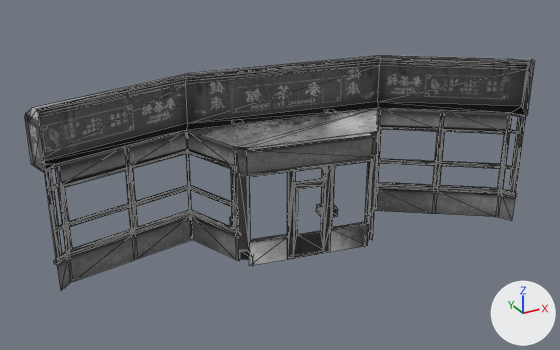
An edit to the FBX model Assets/Models/Buildings/Chinatown/ginseng_tea_room.fbx, drawn before and after from the same camera.
Both versions are drawn from a 50 mm lens placed at (8.07, 15.58, 11.28), pointed at (18.0, 33.65, 2.25). Arrows for +X, +Y and +Z are at lower right; the lights stay in place. The older version comes first. Mesh edges are drawn as thin lines. Where no turn or scale is listed for an object, it has been applied to the vertices.

Objects in the first picture: 'ginseng_tea_room'.
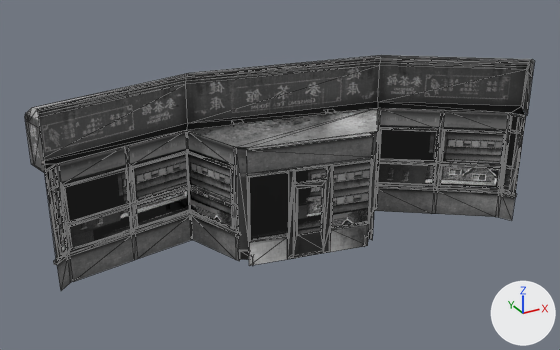
Where the change shows, as pixel boxes [x1, y1, x2, y2] in the pictures (560 x 350 px):
'tea_room_windows', added: after [51, 115, 518, 255]

Edits to the bpy script that builds the scene:
```text
Add img_chinatown_2_png:
    img_chinatown_2_png = load_image('chinatown_2.png', '../../../Textures/Buildings/chinatown_2.png', 2048, 2048, 'sRGB')
Add mat_window_glass:
    mat_window_glass = principled_material('window_glass')
    mat_window_glass.texture = img_chinatown_2_png
    mat_window_glass.roughness = 0.0
Add me_mesh_001:
    me_mesh_001.from_pydata(...)  # 68 vertices, 16 faces; spans x -13.35..0.0, y -0.71..2.77, z -0.98..1.73
    me_mesh_001.materials.append(mat_window_glass)  # picture img_chinatown_2_png
Add ob_tea_room_windows:
    ob_tea_room_windows = bpy.data.objects.new('tea_room_windows', me_mesh_001)
    ob_tea_room_windows.location = (25.07, 32.28, 1.74)
```
